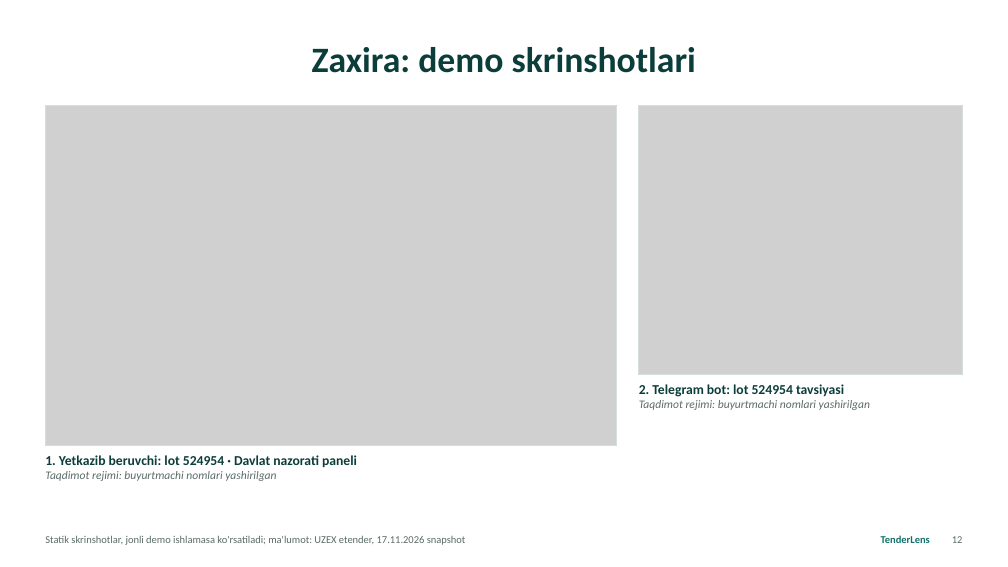
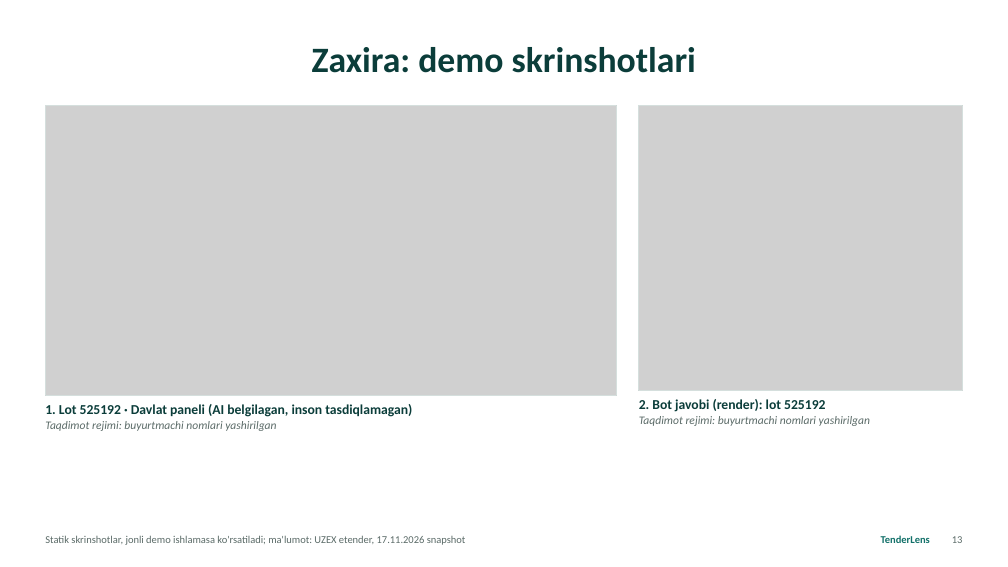
Before and after one commit to kamol1dn/tenderlens, a slide deck: slide 13 of tenderlens/deck/TenderLens.pptx (slide 12 before the commit). Drawn at 1008x567 pixels with LibreOffice and Linux fonts; fonts in the diff are those of the drawing; grey boxes stand for pictures. Boxes give left, top, right and bottom in pixels: in the first picture for what was removed or moved away, otherwise in the second. Text is boxed around its words. In the diff, an @@ line names an element or a change of style, - is before the commit and + after.

```diff
--- a/tenderlens/deck/TenderLens.pptx
+++ b/tenderlens/deck/TenderLens.pptx
@@ picture: place and size @@
-picture at (45,106,616,445)
+picture at (45,106,616,395)
@@ rectangle: place and size @@
-rectangle at (45,106,616,445)
+rectangle at (45,106,616,395)
@@ picture: place and size @@
-picture at (639,106,963,374)
+picture at (639,106,963,390)
@@ rectangle: place and size @@
-rectangle at (639,106,963,374)
+rectangle at (639,106,963,390)
@@ text at (45,404,412,417): text changed @@
-1. Yetkazib beruvchi: lot 524954 · Davlat nazorati paneli
+1. Lot 525192 · Davlat paneli (AI belgilagan, inson tasdiqlamagan)
@@ text "1. Lot 525192 · Davlat ...": place and size @@
-text "1. Lot 525192 · Davlat ..." at (45,455,357,481)
+text "1. Lot 525192 · Davlat ..." at (45,404,412,431)
@@ text at (639,399,825,412): text changed @@
-2. Telegram bot: lot 524954 tavsiyasi
+2. Bot javobi (render): lot 525192
@@ text "2. Bot javobi (render): lot ...": place and size @@
-text "2. Bot javobi (render): lot ..." at (639,384,870,410)
+text "2. Bot javobi (render): lot ..." at (639,399,870,426)
```
Also in this commit, not shown: 8 other slides changed, 4 slides added, 3 slides removed, 7 other files.
